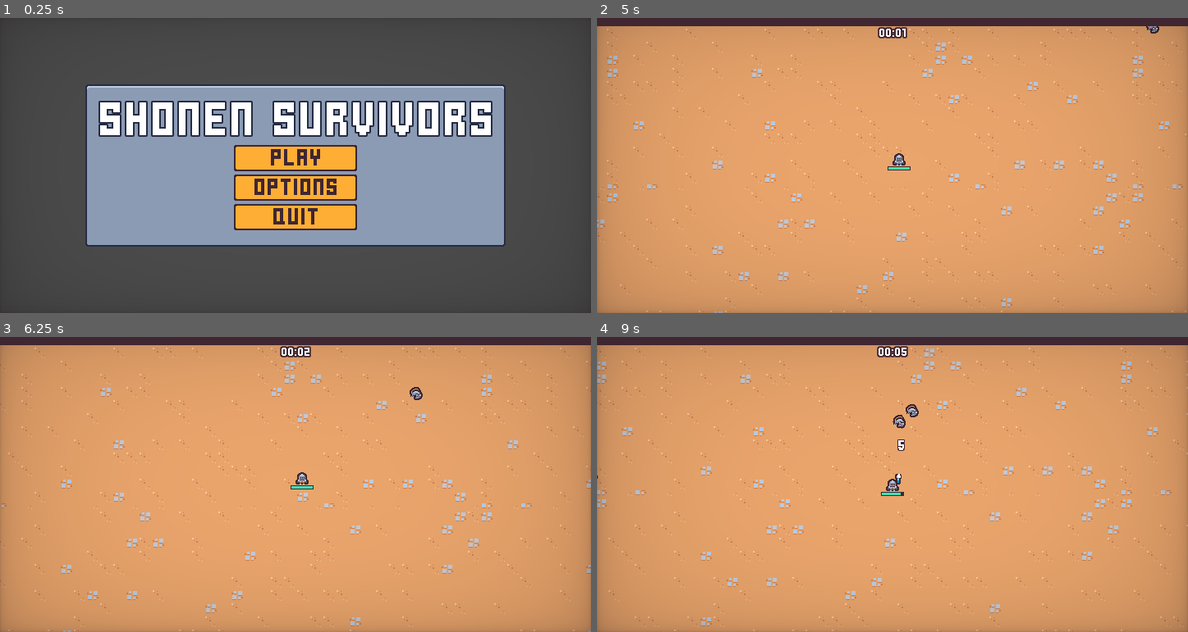
Above: before the commit, frames 1-4 (two rows, left to right).
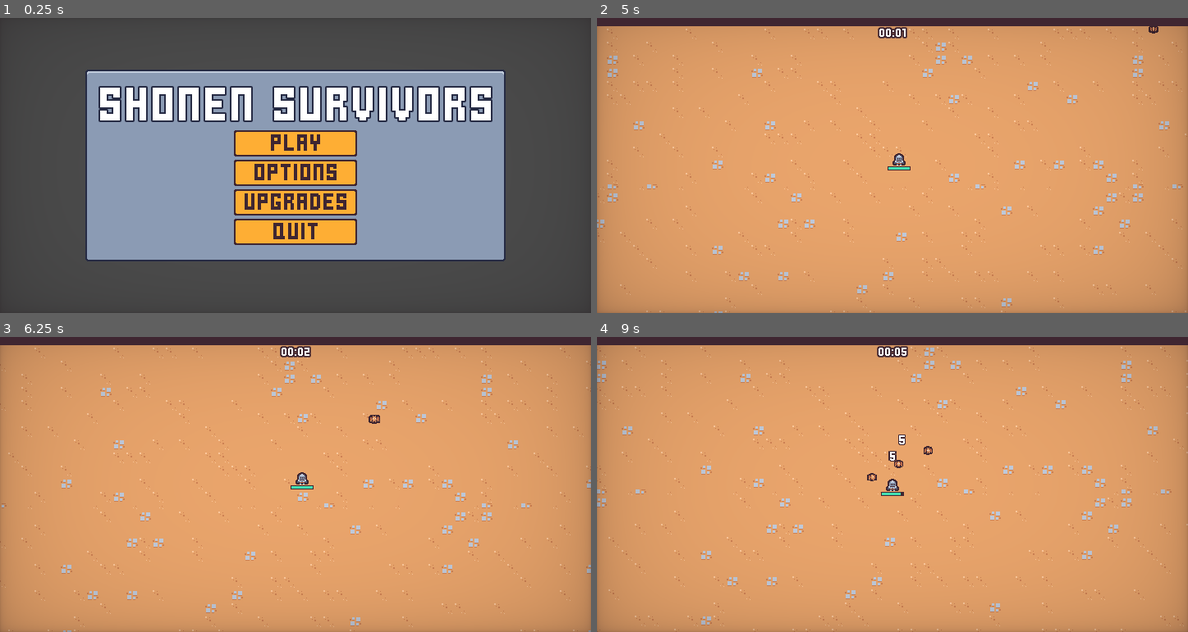
Above: after the commit, the same moments.

Repository: JustinWested/ShonenSurvivors
Game: Godot game, scene res://scenes/ui/main_menu.tscn
Two runs of this game, one before a commit and one after it. Both use one fixed random seed, a clock stepped at 60 frames per second and the inputs below.
Inputs (mouse positions are in pixels of both pictures, inside the frame that each line leads up to):
- Up to frame 1 (0.25 s): no input
- Up to frame 2 (5 s): click "Options" at 0.5 s; click (892, 200) at 1.25 s, where only the run after the commit has a clickable "Upgrades"; click "Windowed" at 2 s; click "Back" at 2.75 s; click "play" at 3.5 s; move the mouse to (1022, 150) at 4.27 s; press the mouse at (1022, 150) at 4.28 s; hold D (move_right) from 4.28 s (still down)
- Up to frame 3 (6.25 s): release D (move_right) at 5 s; release the mouse at (425, 469) at 5 s; drag from (177, 499) to (555, 345) at 5.02 s; move the mouse to (354, 419) at 5.77 s; press the mouse at (354, 419) at 5.78 s; hold D (move_right) from 5.78 s (still down)
- Up to frame 4 (9 s): release D (move_right) at 6.5 s; release the mouse at (951, 419) at 6.5 s; drag from (862, 543) to (715, 440) at 6.52 s; move the mouse to (1069, 528) at 7.27 s; press the mouse at (1069, 528) at 7.28 s; hold A (move_left) 7.28-8 s; release the mouse at (1069, 528) at 8 s; drag from (715, 440) to (803, 410) at 8.02 s; move the mouse to (922, 484) at 8.77 s; press the mouse at (922, 484) at 8.78 s; hold S (move_down) from 8.78 s (still down)

The runs differ from the first frame. In frame 1, 19% of the frame differs, in the area x 14-86%, y 17-83%; in frame 2, less than 0.1%; in frame 3, 0.1%; in frame 4, 2.5%.

Commit message:
Added meta upgrade system. Changed prio of bgm.

Diff:
--- a/project.godot
+++ b/project.godot
@@ -20,7 +20,6 @@
 [autoload]
 
 GameEvents="*res://scenes/autoload/game_events.tscn"
-MusicPlayer="*res://scenes/autoload/music_player.tscn"
 ScreenTransition="*res://scenes/autoload/screen_transition.tscn"
 MetaProgression="*res://scenes/autoload/meta_progression.tscn"
 
@@ -41,6 +40,7 @@
 entities_layer=""
 foreground_layer=""
 upgrade_card=""
+meta_upgrade_card=""
 
 [gui]
 
--- a/resources/meta_upgrades/meta_upgrade.gd
+++ b/resources/meta_upgrades/meta_upgrade.gd
@@ -3,5 +3,6 @@
 
 @export var id: String
 @export var max_qauntity: int = 1
+@export var experience_cost: int = 100
 @export var title: String
 @export_multiline var description : String
--- a/scenes/autoload/meta_progression.gd
+++ b/scenes/autoload/meta_progression.gd
@@ -31,6 +31,14 @@
 			"quantity": 0
 		}
 	save_data["meta_upgrades"][upgrade.id]["quantity"] += 1
+	save()
+
+
+func get_upgrade_count(upgrade_id: String):
+	if save_data["meta_upgrades"].has(upgrade_id):
+		return save_data["meta_upgrades"][upgrade_id]["quantity"]
+	return 0
+
 
 func on_experience_collected(number: float):
 	save_data["meta_upgrade_currency"] += number
--- /dev/null
+++ b/scenes/autoload/music_player.gd
@@ -0,0 +1,4 @@
+extends AudioStreamPlayer
+
+
+func stop():
--- a/scenes/autoload/music_player.tscn
+++ b/scenes/autoload/music_player.tscn
@@ -3,7 +3,6 @@
 [ext_resource type="AudioStream" uid="uid://b4qlst32cs6i4" path="res://assets/audio/BGMusic.wav" id="1_crwak"]
 
 [node name="MusicPlayer" type="AudioStreamPlayer"]
-process_mode = 3
 stream = ExtResource("1_crwak")
 volume_db = -25.0
 autoplay = true
--- a/scenes/autoload/screen_transition.gd
+++ b/scenes/autoload/screen_transition.gd
@@ -10,6 +10,13 @@
 	skip_emit = true
 	$AnimationPlayer.play_backwards("default")
 
+
+func transition_to_scene(scene_path: String):
+	transition()
+	await transitioned_halfway
+	get_tree().change_scene_to_file(scene_path)
+
+
 func emit_transitioned_halfway():
 	if skip_emit:
 		skip_emit = false
--- a/scenes/components/vial_drop_component.gd
+++ b/scenes/components/vial_drop_component.gd
@@ -9,7 +9,12 @@
 	(health_component as HealthComponent).died.connect(on_died)
 
 func on_died():
-	if randf() > drop_percent:
+	var adjusted_drop_percent = drop_percent
+	var experience_gain_upgrade_count = MetaProgression.get_upgrade_count("experience_gain")
+	if experience_gain_upgrade_count > 0:
+		adjusted_drop_percent += .1
+
+	if randf() > adjusted_drop_percent:
 		return
 	if vial_scene == null:
 		return
--- /dev/null
+++ b/scenes/game_object/bat_enemy/bat_enemy.gd
@@ -0,0 +1,16 @@
+extends CharacterBody2D
+
+@onready var velocity_component = $VelocityComponent
+@onready var health_component = $HealthComponent
+
+func _ready():
+	$HurtboxComponent.hit.connect(on_hit)
+
+
+func _process(delta):
+	velocity_component.accelerate_to_player()
+	velocity_component.move(self)
+
+
+func on_hit():
+	$AudioStreamPlayer2D.play()
--- /dev/null
+++ b/scenes/game_object/bat_enemy/bat_enemy.tscn
@@ -0,0 +1,147 @@
+[gd_scene load_steps=22 format=3 uid="uid://8fvcn3j27fjd"]
+
+[ext_resource type="Script" uid="uid://jdx5388faw3h" path="res://scenes/game_object/bat_enemy/bat_enemy.gd" id="1_w7240"]
+[ext_resource type="PackedScene" uid="uid://dvd1na7qu2vg" path="res://scenes/components/health_component.tscn" id="2_dlpuh"]
+[ext_resource type="PackedScene" uid="uid://d17a4158ewtet" path="res://scenes/components/vial_drop_component.tscn" id="3_l7on4"]
+[ext_resource type="PackedScene" uid="uid://b2wep08rfvgkm" path="res://scenes/components/velocity_component.tscn" id="4_h45os"]
+[ext_resource type="PackedScene" uid="uid://brh7td61r7yyx" path="res://scenes/components/hit_flash_component.tscn" id="5_1bgwa"]
+[ext_resource type="Shader" uid="uid://dkakhlsscx6su" path="res://scenes/components/hit_flash_component.gdshader" id="6_hkt13"]
+[ext_resource type="PackedScene" uid="uid://dwe8vjse1qr7p" path="res://scenes/components/death_component.tscn" id="7_pfxth"]
+[ext_resource type="PackedScene" uid="uid://dj1aah8co6imq" path="res://scenes/components/hurtbox_component.tscn" id="8_lidvv"]
+[ext_resource type="AudioStream" uid="uid://281em73dxapv" path="res://assets/audio/footstep_carpet_000.ogg" id="9_51y2l"]
+[ext_resource type="AudioStream" uid="uid://fj06ehrep25f" path="res://assets/audio/footstep_carpet_001.ogg" id="10_s10b5"]
+[ext_resource type="AudioStream" uid="uid://c7hx1jyjvbxjb" path="res://assets/audio/footstep_carpet_002.ogg" id="11_vq2nn"]
+[ext_resource type="AudioStream" uid="uid://dyqde6hcew5cu" path="res://assets/audio/footstep_carpet_003.ogg" id="12_3o8fb"]
+[ext_resource type="AudioStream" uid="uid://lcts8w2x5k5j" path="res://assets/audio/footstep_carpet_004.ogg" id="13_v4vlg"]
+[ext_resource type="Texture2D" uid="uid://bfku068ifygt1" path="res://scenes/game_object/bat_enemy/bat_enemy.png" id="14_8rl44"]
+
+[sub_resource type="ShaderMaterial" id="ShaderMaterial_w7240"]
+resource_local_to_scene = true
+shader = ExtResource("6_hkt13")
+shader_parameter/lerp_percent = 0.0
+
+[sub_resource type="CircleShape2D" id="CircleShape2D_g36cv"]
+
+[sub_resource type="Animation" id="Animation_oeaqq"]
+resource_name = "fly"
+length = 0.4
+loop_mode = 1
+tracks/0/type = "value"
+tracks/0/imported = false
+tracks/0/enabled = true
+tracks/0/path = NodePath("Sprite2D:scale")
+tracks/0/interp = 2
+tracks/0/loop_wrap = true
+tracks/0/keys = {
+"times": PackedFloat32Array(0, 0.1, 0.201212, 0.300286, 0.398338),
+"transitions": PackedFloat32Array(1, 1, 1, 1, 1),
+"update": 0,
+"values": [Vector2(1, 1), Vector2(0.68, 0.855), Vector2(1, 1), Vector2(0.68, 0.855), Vector2(1, 1)]
+}
+tracks/1/type = "value"
+tracks/1/imported = false
+tracks/1/enabled = true
+tracks/1/path = NodePath("Sprite2D:position")
+tracks/1/interp = 1
+tracks/1/loop_wrap = true
+tracks/1/keys = {
+"times": PackedFloat32Array(0, 0.1, 0.201212, 0.301212, 0.4),
+"transitions": PackedFloat32Array(1, 1, 1, 1, 1),
+"update": 0,
+"values": [Vector2(0, 6), Vector2(0, 4.5), Vector2(0, 6), Vector2(0, 4.5), Vector2(0, 6)]
+}
+
+[sub_resource type="Animation" id="Animation_ssgp1"]
+length = 0.001
+tracks/0/type = "value"
+tracks/0/imported = false
+tracks/0/enabled = true
+tracks/0/path = NodePath("Sprite2D:scale")
+tracks/0/interp = 1
+tracks/0/loop_wrap = true
+tracks/0/keys = {
+"times": PackedFloat32Array(0),
+"transitions": PackedFloat32Array(1),
+"update": 0,
+"values": [Vector2(1, 1)]
+}
+tracks/1/type = "value"
+tracks/1/imported = false
+tracks/1/enabled = true
+tracks/1/path = NodePath("Sprite2D:position")
+tracks/1/interp = 1
+tracks/1/loop_wrap = true
+tracks/1/keys = {
+"times": PackedFloat32Array(0),
+"transitions": PackedFloat32Array(1),
+"update": 0,
+"values": [Vector2(0, 6)]
+}
+
+[sub_resource type="AnimationLibrary" id="AnimationLibrary_lnjlf"]
+_data = {
+&"RESET": SubResource("Animation_ssgp1"),
+&"fly": SubResource("Animation_oeaqq")
+}
+
+[sub_resource type="AudioStreamRandomizer" id="AudioStreamRandomizer_p53jy"]
+streams_count = 5
+stream_0/stream = ExtResource("9_51y2l")
+stream_1/stream = ExtResource("10_s10b5")
+stream_2/stream = ExtResource("11_vq2nn")
+stream_3/stream = ExtResource("12_3o8fb")
+stream_4/stream = ExtResource("13_v4vlg")
+
+[sub_resource type="CircleShape2D" id="CircleShape2D_c3a6l"]
+
+[node name="BatEnemy" type="CharacterBody2D" groups=["enemy"]]
+collision_layer = 8
+collision_mask = 9
+script = ExtResource("1_w7240")
+
+[node name="HealthComponent" parent="." instance=ExtResource("2_dlpuh")]
+max_health = 40.0
+
+[node name="VialDropComponent" parent="." node_paths=PackedStringArray("health_component") instance=ExtResource("3_l7on4")]
+health_component = NodePath("../HealthComponent")
+
+[node name="VelocityComponent" parent="." instance=ExtResource("4_h45os")]
+max_speed = 350
+acceleration = 0.75
+
+[node name="HitFlashComponent" parent="." node_paths=PackedStringArray("health_component", "sprite") instance=ExtResource("5_1bgwa")]
+health_component = NodePath("../HealthComponent")
+sprite = NodePath("../Sprite2D")
+hit_flash_material = SubResource("ShaderMaterial_w7240")
+
+[node name="DeathComponent" parent="." node_paths=PackedStringArray("health_component", "sprite") instance=ExtResource("7_pfxth")]
+health_component = NodePath("../HealthComponent")
+sprite = NodePath("../Sprite2D")
+
+[node name="HurtboxComponent" parent="." node_paths=PackedStringArray("health_component") instance=ExtResource("8_lidvv")]
+health_component = NodePath("../HealthComponent")
+
+[node name="CollisionShape2D" type="CollisionShape2D" parent="HurtboxComponent"]
+scale = Vector2(0.9, 0.9)
+shape = SubResource("CircleShape2D_g36cv")
+
+[node name="AnimationPlayer" type="AnimationPlayer" parent="."]
+libraries = {
+&"": SubResource("AnimationLibrary_lnjlf")
+}
+autoplay = "fly"
+
+[node name="AudioStreamPlayer2D" type="AudioStreamPlayer2D" parent="."]
+stream = SubResource("AudioStreamRandomizer_p53jy")
+volume_db = -20.0
+max_distance = 295.0
+bus = &"sfx"
+
+[node name="Sprite2D" type="Sprite2D" parent="."]
+position = Vector2(0, 6)
+texture = ExtResource("14_8rl44")
+offset = Vector2(0, -6)
+
+[node name="CollisionShape2D" type="CollisionShape2D" parent="."]
+scale = Vector2(0.65, 0.65)
+shape = SubResource("CircleShape2D_c3a6l")
--- a/scenes/main/main.gd
+++ b/scenes/main/main.gd
@@ -15,6 +15,7 @@
 
 
 func on_player_died():
+	$%MusicPlayer.stop()
 	var end_screen_instance = end_screen_scene.instantiate()
 	add_child(end_screen_instance)
 	end_screen_instance.set_defeat()
--- a/scenes/main/main.tscn
+++ b/scenes/main/main.tscn
@@ -12,7 +12,9 @@
 [ext_resource type="PackedScene" uid="uid://fg3si73tjlgi" path="res://scenes/ui/vignette.tscn" id="3_th5th"]
 [ext_resource type="PackedScene" uid="uid://du31xwyy42qkq" path="res://scenes/manager/experience_manager.tscn" id="4_hujxm"]
 [ext_resource type="PackedScene" uid="uid://dqwodsggxm0re" path="res://scenes/manager/upgrade_manager.tscn" id="6_b1x3f"]
+[ext_resource type="PackedScene" uid="uid://8fvcn3j27fjd" path="res://scenes/game_object/bat_enemy/bat_enemy.tscn" id="10_raeie"]
 [ext_resource type="PackedScene" uid="uid://cdumd628hcuha" path="res://scenes/game_object/crab_enemy/crab_enemy.tscn" id="11_raeie"]
+[ext_resource type="PackedScene" uid="uid://c4glf62yh68mp" path="res://scenes/autoload/music_player.tscn" id="14_7smn1"]
 
 [node name="main" type="Node"]
 script = ExtResource("1_a8run")
@@ -33,9 +35,14 @@
 
 [node name="EnemyManager" parent="." node_paths=PackedStringArray("arena_time_manager") instance=ExtResource("1_7cyh6")]
 crab_enemy_scene = ExtResource("11_raeie")
+bat_enemy_scene = ExtResource("10_raeie")
 arena_time_manager = NodePath("../ArenaTimeManager")
 
 [node name="ExperienceManager" parent="." instance=ExtResource("4_hujxm")]
+
+[node name="MusicPlayer" parent="." instance=ExtResource("14_7smn1")]
+unique_name_in_owner = true
+process_mode = 3
 
 [node name="GameCamera" parent="." instance=ExtResource("1_8oa0h")]
 
--- a/scenes/manager/arena_time_manager.gd
+++ b/scenes/manager/arena_time_manager.gd
@@ -23,6 +23,7 @@
 	return timer.wait_time - timer.time_left
 
 func on_timer_timeout():
+	$%MusicPlayer.stop()
 	var end_screen_instance = end_screen_scene.instantiate()
 	add_child(end_screen_instance)
 	end_screen_instance.play_jingle()
--- a/scenes/manager/enemy_manager.gd
+++ b/scenes/manager/enemy_manager.gd
@@ -4,6 +4,7 @@
 
 @export var basic_enemy_scene: PackedScene
 @export var crab_enemy_scene: PackedScene
+@export var bat_enemy_scene: PackedScene
 @export var arena_time_manager: Node
 
 @onready var timer = $Timer
@@ -13,6 +14,8 @@
 
 func _ready() -> void:
 	enemy_table.add_item(basic_enemy_scene, 10)
+	enemy_table.add_item(bat_enemy_scene, 10000)
+
 	base_spawn_time = timer.wait_time
 	timer.timeout.connect(on_timer_timeout)
 	arena_time_manager.arena_difficulty_increased.connect(on_arena_difficulty_increased)
@@ -40,4 +43,6 @@
 	timer.wait_time = base_spawn_time - time_off
 
 	if arena_difficulty == 6:
-		enemy_table.add_item(crab_enemy_scene, 20)
+		enemy_table.add_item(crab_enemy_scene, 15)
+	elif arena_difficulty == 10:
+		enemy_table.add_item(bat_enemy_scene, 8)
--- a/scenes/manager/enemy_manager.tscn
+++ b/scenes/manager/enemy_manager.tscn
@@ -1,11 +1,12 @@
-[gd_scene load_steps=3 format=3 uid="uid://bx3bt4i35r562"]
+[gd_scene load_steps=2 format=3 uid="uid://bx3bt4i35r562"]
 
 [ext_resource type="Script" uid="uid://b5ecj7oorf6uq" path="res://scenes/manager/enemy_manager.gd" id="1_3bwe5"]
-[ext_resource type="PackedScene" uid="uid://du685idwy0ify" path="res://scenes/game_object/basic_enemy/basic_enemy.tscn" id="2_l0mv8"]
 
 [node name="EnemyManager" type="Node"]
 script = ExtResource("1_3bwe5")
-basic_enemy_scene = ExtResource("2_l0mv8")
+basic_enemy_scene = null
+crab_enemy_scene = null
+bat_enemy_scene = null
 
 [node name="Timer" type="Timer" parent="."]
 one_shot = true
--- a/scenes/ui/end_screen.gd
+++ b/scenes/ui/end_screen.gd
@@ -20,6 +20,7 @@
 	play_jingle(true)
 
 func play_jingle(defeat:bool = false):
+
 	if defeat:
 		$DefeatStreamPlayer.play()
 	else:
--- a/scenes/ui/main_menu.gd
+++ b/scenes/ui/main_menu.gd
@@ -7,6 +7,7 @@
 	$%PlayButton.pressed.connect(on_play_pressed)
 	$%OptionsButton.pressed.connect(on_options_pressed)
 	$%QuitButton.pressed.connect(on_quit_pressed)
+	$%MetaButton.pressed.connect(on_meta_pressed)
 
 
 func on_play_pressed():
@@ -22,9 +23,15 @@
 	options_instance.back_pressed.connect(on_options_closed.bind(options_instance))
 
 
+func on_options_closed(options_instance: Node):
+	options_instance.queue_free()
+
+
 func on_quit_pressed():
 	get_tree().quit()
 
 
-func on_options_closed(options_instance: Node):
-	options_instance.queue_free()
+func on_meta_pressed():
+	ScreenTransition.transition()
+	await ScreenTransition.transitioned_halfway
+	get_tree().change_scene_to_file("res://scenes/ui/meta_menu.tscn")
--- a/scenes/ui/main_menu.tscn
+++ b/scenes/ui/main_menu.tscn
@@ -55,6 +55,15 @@
 theme_override_font_sizes/font_size = 32
 text = "Options"
 
+[node name="MetaButton" parent="MarginContainer/PanelContainer/MarginContainer/VBoxContainer" instance=ExtResource("2_1g8jr")]
+unique_name_in_owner = true
+custom_minimum_size = Vector2(150, 0)
+layout_mode = 2
+size_flags_horizontal = 4
+size_flags_vertical = 4
+theme_override_font_sizes/font_size = 32
+text = "Upgrades"
+
 [node name="QuitButton" parent="MarginContainer/PanelContainer/MarginContainer/VBoxContainer" instance=ExtResource("2_1g8jr")]
 unique_name_in_owner = true
 custom_minimum_size = Vector2(150, 0)
--- /dev/null
+++ b/scenes/ui/meta_menu.gd
@@ -0,0 +1,21 @@
+extends CanvasLayer
+
+signal back_pressed
+
+@export var upgrades: Array[MetaUpgrade] = []
+
+@onready var grid_container: GridContainer = $%GridContainer
+
+var meta_upgrade_card_scene = preload("res://scenes/ui/meta_upgrade_card.tscn")
+
+
+func _ready():
+	$%BackButton.pressed.connect(on_back_pressed)
+	for upgrade in upgrades:
+		var meta_upgrade_card_instance = meta_upgrade_card_scene.instantiate()
+		grid_container.add_child(meta_upgrade_card_instance)
+		meta_upgrade_card_instance.set_meta_upgrade(upgrade)
+
+
+func on_back_pressed():
+	ScreenTransition.transition_to_scene("res://scenes/ui/main_menu.tscn")
--- /dev/null
+++ b/scenes/ui/meta_menu.tscn
@@ -0,0 +1,43 @@
+[gd_scene load_steps=6 format=3 uid="uid://oapwv42rfa56"]
+
+[ext_resource type="Script" uid="uid://b76ryrrnpdq6i" path="res://scenes/ui/meta_menu.gd" id="1_5fsrx"]
+[ext_resource type="Script" uid="uid://c4st8x3cmsi5e" path="res://resources/meta_upgrades/meta_upgrade.gd" id="2_xe1at"]
+[ext_resource type="Resource" uid="uid://dx2qadt56w7ns" path="res://resources/meta_upgrades/experience_gain.tres" id="3_tykgm"]
+[ext_resource type="PackedScene" uid="uid://fg3si73tjlgi" path="res://scenes/ui/vignette.tscn" id="4_w0aax"]
+[ext_resource type="PackedScene" uid="uid://bfu8cj3s2kvu" path="res://scenes/ui/sound_button.tscn" id="4_xe1at"]
+
+[node name="MetaMenu" type="CanvasLayer"]
+layer = 2
+script = ExtResource("1_5fsrx")
+upgrades = Array[ExtResource("2_xe1at")]([ExtResource("3_tykgm")])
+
+[node name="MarginContainer" type="MarginContainer" parent="."]
+anchors_preset = 15
+anchor_right = 1.0
+anchor_bottom = 1.0
+grow_horizontal = 2
+grow_vertical = 2
+theme_override_constants/margin_left = 50
+theme_override_constants/margin_top = 50
+theme_override_constants/margin_right = 50
+theme_override_constants/margin_bottom = 50
+
+[node name="GridContainer" type="GridContainer" parent="MarginContainer"]
+unique_name_in_owner = true
+layout_mode = 2
+theme_override_constants/h_separation = 70
+columns = 3
+
+[node name="MarginContainer2" type="MarginContainer" parent="."]
+offset_right = 40.0
+offset_bottom = 40.0
+mouse_filter = 2
+theme_override_constants/margin_left = 8
+theme_override_constants/margin_top = 8
+
+[node name="BackButton" parent="MarginContainer2" instance=ExtResource("4_xe1at")]
+unique_name_in_owner = true
+layout_mode = 2
+text = "BACK"
+
+[node name="Vignette" parent="." instance=ExtResource("4_w0aax")]
--- a/scenes/ui/meta_upgrade_card.gd
+++ b/scenes/ui/meta_upgrade_card.gd
@@ -1,49 +1,52 @@
 extends PanelContainer
-
-signal selected
 
 @onready var name_label: Label = $%NameLabel
 @onready var description_label: Label = $%DescriptionLabel
+@onready var progress_bar: ProgressBar = $%ProgressBar
+@onready var purchase_button: Button = %PurchaseButton
+@onready var progress_label: Label = %ProgressLabel
+@onready var count_label: Label = %CountLabel
 
-var disabled = false
+
+
+var upgrade: MetaUpgrade
+
 
 func _ready():
-	gui_input.connect(on_gui_input)
-	mouse_entered.connect(on_mouse_entered)
-	mouse_exited.connect(on_mouse_exited)
-
-
-func play_in(delay: float = 0):
-	modulate = Color.TRANSPARENT
-	await get_tree().create_timer(delay).timeout
-	$AnimationPlayer.play("in")
+	purchase_button.pressed.connect(on_purchase_pressed)
 
 
 func select_card():
-	disabled = true
 	$AnimationPlayer.play("selected")
-
-	await $AnimationPlayer.animation_finished
-	selected.emit()
 
 
 func set_meta_upgrade(upgrade: MetaUpgrade):
-	name_label.text = upgrade.name
+	self.upgrade = upgrade
+	name_label.text = upgrade.title
 	description_label.text = upgrade.description
+	update_progress()
 
-func on_gui_input(event: InputEvent):
-	if disabled:
+
+func update_progress():
+	var current_quantity = 0
+	if MetaProgression.save_data["meta_upgrades"].has(upgrade.id):
+		current_quantity = MetaProgression.save_data["meta_upgrades"][upgrade.id]["quantity"]
+	var is_maxed = current_quantity >= upgrade.max_qauntity
+	var currency = MetaProgression.save_data["meta_upgrade_currency"]
+	var percent = currency / upgrade.experience_cost
+	percent = min(percent, 1)
+	progress_bar.value = percent
+	progress_label.text = str(currency) + "/" + str(upgrade.experience_cost)
+	purchase_button.disabled = percent < 1 || is_maxed
+	count_label.text = "x%d" % current_quantity
+	if is_maxed:
+		purchase_button.text == "MAX"
+
+func on_purchase_pressed():
+	if upgrade == null:
 		return
-
-	if event.is_action_pressed("left_click"):
-		select_card()
-
-func on_mouse_entered():
-	if disabled == true:
-		print("disabled is true")
-		return
-	$HoverAnimationPlayer.play("hover")
-
-func on_mouse_exited():
-
-	$HoverAnimationPlayer.play("RESET")
+	MetaProgression.add_meta_upgrade(upgrade)
+	MetaProgression.save_data["meta_upgrade_currency"] -= upgrade.experience_cost
+	MetaProgression.save()
+	get_tree().call_group("meta_upgrade_card", "update_progress")
+	$AnimationPlayer.play("selected")
--- a/scenes/ui/meta_upgrade_card.tscn
+++ b/scenes/ui/meta_upgrade_card.tscn
@@ -62,35 +62,6 @@
 "times": PackedFloat32Array(0, 0.1, 0.399422, 0.4)
 }
 
-[sub_resource type="Animation" id="Animation_8ur3e"]
-resource_name = "in"
-length = 0.4
-step = 0.05
-tracks/0/type = "value"
-tracks/0/imported = false
-tracks/0/enabled = true
-tracks/0/path = NodePath(".:scale")
-tracks/0/interp = 2
-tracks/0/loop_wrap = true
-tracks/0/keys = {
-"times": PackedFloat32Array(0, 0.15, 0.4),
-"transitions": PackedFloat32Array(1, 1, 1),
-"update": 0,
-"values": [Vector2(0, 0), Vector2(1.3, 1.3), Vector2(1, 1)]
-}
-tracks/1/type = "value"
-tracks/1/imported = false
-tracks/1/enabled = true
-tracks/1/path = NodePath(".:modulate")
-tracks/1/interp = 1
-tracks/1/loop_wrap = true
-tracks/1/keys = {
-"times": PackedFloat32Array(0),
-"transitions": PackedFloat32Array(1),
-"update": 0,
-"values": [Color(1, 1, 1, 1)]
-}
-
 [sub_resource type="Animation" id="Animation_rxqlh"]
 resource_name = "selected"
 length = 0.4
@@ -105,7 +76,7 @@
 "times": PackedFloat32Array(0, 0.05, 0.4),
 "transitions": PackedFloat32Array(1, 2, 1),
 "update": 0,
-"values": [Vector2(1, 1), Vector2(1.2, 1.2), Vector2(0, 0)]
+"values": [Vector2(1, 1), Vector2(1.2, 1.2), Vector2(1, 1)]
 }
 tracks/1/type = "method"
 tracks/1/imported = false
@@ -126,61 +97,7 @@
 _data = {
 &"RESET": SubResource("Animation_m44y0"),
 &"discard": SubResource("Animation_jntrk"),
-&"in": SubResource("Animation_8ur3e"),
 &"selected": SubResource("Animation_rxqlh")
-}
-
-[sub_resource type="Animation" id="Animation_uhqci"]
-length = 0.001
-tracks/0/type = "value"
-tracks/0/imported = false
-tracks/0/enabled = true
-tracks/0/path = NodePath(".:rotation")
-tracks/0/interp = 1
-tracks/0/loop_wrap = true
-tracks/0/keys = {
-"times": PackedFloat32Array(0),
-"transitions": PackedFloat32Array(1),
-"update": 0,
-"values": [0.0]
-}
-
-[sub_resource type="Animation" id="Animation_c4j7u"]
-resource_name = "hover"
-length = 0.9
-loop_mode = 1
-step = 0.05
-tracks/0/type = "value"
-tracks/0/imported = false
-tracks/0/enabled = true
-tracks/0/path = NodePath(".:rotation")
-tracks/0/interp = 1
-tracks/0/loop_wrap = true
-tracks/0/keys = {
-"times": PackedFloat32Array(0, 0.301307, 0.600571, 0.899835),
-"transitions": PackedFloat32Array(1, 1, 1, 1),
-"update": 0,
-"values": [0.0, 0.0349066, -0.0349066, -1.92122e-05]
-}
-tracks/1/type = "method"
-tracks/1/imported = false
-tracks/1/enabled = true
-tracks/1/path = NodePath("HoverPlayer2D")
-tracks/1/interp = 1
-tracks/1/loop_wrap = true
-tracks/1/keys = {
-"times": PackedFloat32Array(0),
-"transitions": PackedFloat32Array(1),
-"values": [{
-"args": [0.0],
-"method": &"play"
-}]
-}
-
-[sub_resource type="AnimationLibrary" id="AnimationLibrary_rxqlh"]
-_data = {
-&"RESET": SubResource("Animation_uhqci"),
-&"hover": SubResource("Animation_c4j7u")
 }
 
 [sub_resource type="AudioStreamRandomizer" id="AudioStreamRandomizer_pc0nf"]
@@ -210,10 +127,10 @@
 border_width_bottom = 2
 border_color = Color(0.247059, 0.14902, 0.192157, 1)
 
-[node name="MetaUpgradeCard" type="PanelContainer" groups=["upgrade_card"]]
+[node name="MetaUpgradeCard" type="PanelContainer" groups=["meta_upgrade_card"]]
 process_mode = 3
-custom_minimum_size = Vector2(150, 150)
-offset_right = 150.0
+custom_minimum_size = Vector2(170, 0)
+offset_right = 170.0
 offset_bottom = 184.0
 pivot_offset = Vector2(75, 83.5)
 mouse_filter = 1
@@ -224,16 +141,6 @@
 &"": SubResource("AnimationLibrary_c4j7u")
 }
 
-[node name="HoverAnimationPlayer" type="AnimationPlayer" parent="."]
-libraries = {
-&"": SubResource("AnimationLibrary_rxqlh")
-}
-
-[node name="HoverPlayer2D" type="AudioStreamPlayer2D" parent="."]
-stream = SubResource("AudioStreamRandomizer_pc0nf")
-volume_db = -15.0
-bus = &"sfx"
-
 [node name="ClickPlayer2D" type="AudioStreamPlayer2D" parent="."]
 stream = SubResource("AudioStreamRandomizer_pc0nf")
 volume_db = -15.0
@@ -280,20 +187,37 @@
 
 [node name="HBoxContainer" type="HBoxContainer" parent="MarginContainer/VBoxContainer"]
 layout_mode = 2
+mouse_filter = 2
 theme_override_constants/separation = -2
 
 [node name="TextureRect" type="TextureRect" parent="MarginContainer/VBoxContainer/HBoxContainer"]
-layout_mode = 2
+layout_direction = 2
+layout_mode = 2
+mouse_filter = 2
 texture = ExtResource("7_egsc2")
 
-[node name="Label" type="Label" parent="MarginContainer/VBoxContainer/HBoxContainer"]
+[node name="ProgressLabel" type="Label" parent="MarginContainer/VBoxContainer/HBoxContainer"]
+unique_name_in_owner = true
 layout_mode = 2
 size_flags_vertical = 8
 theme_type_variation = &"BlueOutlineLabel"
 text = "50/200"
 
+[node name="CountLabel" type="Label" parent="MarginContainer/VBoxContainer/HBoxContainer"]
+unique_name_in_owner = true
+layout_mode = 2
+size_flags_horizontal = 10
+size_flags_vertical = 1
+theme_type_variation = &"BlueOutlineLabel"
+text = "x0"
+horizontal_alignment = 2
+vertical_alignment = 2
+visible_ratio = -0.5
+
 [node name="ProgressBar" type="ProgressBar" parent="MarginContainer/VBoxContainer"]
-layout_mode = 2
+unique_name_in_owner = true
+layout_mode = 2
+mouse_filter = 2
 theme_override_styles/fill = SubResource("StyleBoxFlat_v8h0w")
 max_value = 1.0
 value = 0.5
--- a/scenes/ui/options_menu.gd
+++ b/scenes/ui/options_menu.gd
@@ -42,6 +42,7 @@
 	if mode != DisplayServer.WINDOW_MODE_FULLSCREEN:
 		DisplayServer.window_set_mode(DisplayServer.WINDOW_MODE_FULLSCREEN)
 	else:
+		DisplayServer.window_set_flag(DisplayServer.WINDOW_FLAG_BORDERLESS, false)
 		DisplayServer.window_set_mode(DisplayServer.WINDOW_MODE_WINDOWED)
 
 	update_display()
--- a/scenes/ui/vignette.tscn
+++ b/scenes/ui/vignette.tscn
@@ -72,6 +72,7 @@
 shader_parameter/vignette_rgb = Color(0.247059, 0.14902, 0.192157, 1)
 
 [node name="Vignette" type="CanvasLayer"]
+process_mode = 3
 script = ExtResource("1_l46qo")
 
 [node name="AnimationPlayer" type="AnimationPlayer" parent="."]
Not shown, added: scenes/autoload/music_player.gd.uid
Not shown, added: scenes/game_object/bat_enemy/bat_enemy.gd.uid
Binary file added: scenes/game_object/bat_enemy/bat_enemy.png
Not shown: 1 places in scenes/main/main.tscn that only renumber resources
Not shown, added: scenes/ui/meta_menu.gd.uid
Not shown: 1 places in scenes/ui/meta_upgrade_card.tscn that only renumber resources
